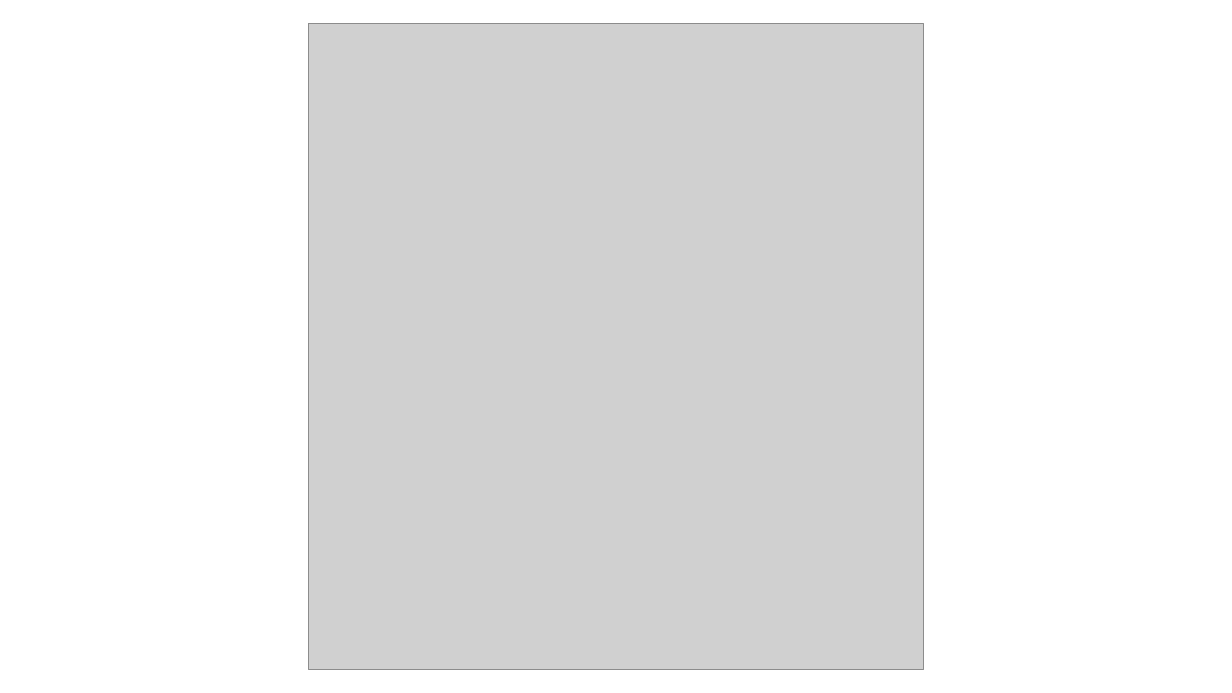
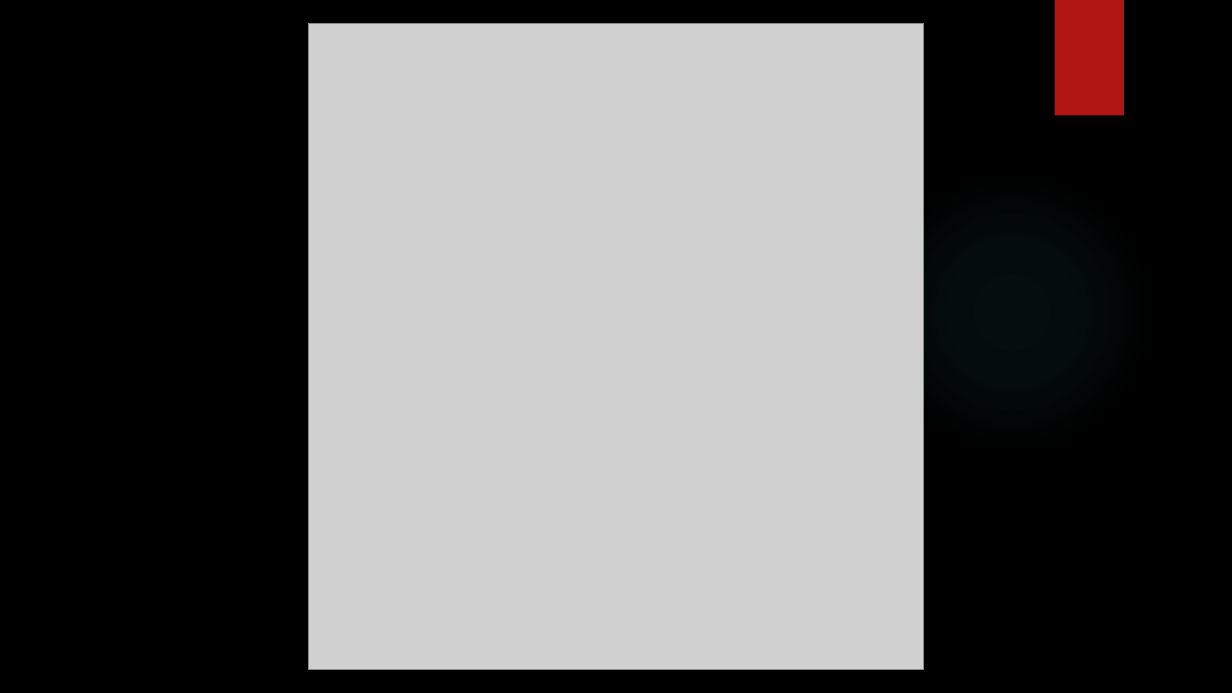
Before and after one commit to vazquezs123/DATA_SCIENCE_CS02, a slide deck: slide 12 of case_study_02_presentation.pptx (slide 11 before the commit). Drawn at 1232x693 pixels with LibreOffice and Linux fonts; fonts in the diff are those of the drawing; grey boxes stand for pictures; background and template pictures are left out. Boxes give left, top, right and bottom in pixels: in the first picture for what was removed or moved away, otherwise in the second. Text is boxed around its words. In the diff, an @@ line names an element or a change of style, - is before the commit and + after.

```diff
--- a/case_study_02_presentation.pptx
+++ b/case_study_02_presentation.pptx
@@ background #FFFFFF to picture (left out) @@
@@ rectangle added at (1055, 0, 1124, 116), fill #B01513 @@
@@ ellipse added at (870, 169, 1154, 454), fill gradient #50B9C1 @@
```
Also in this commit, not shown: 11 other slides changed, 8 slides added, 7 slides removed, 2 other files.
